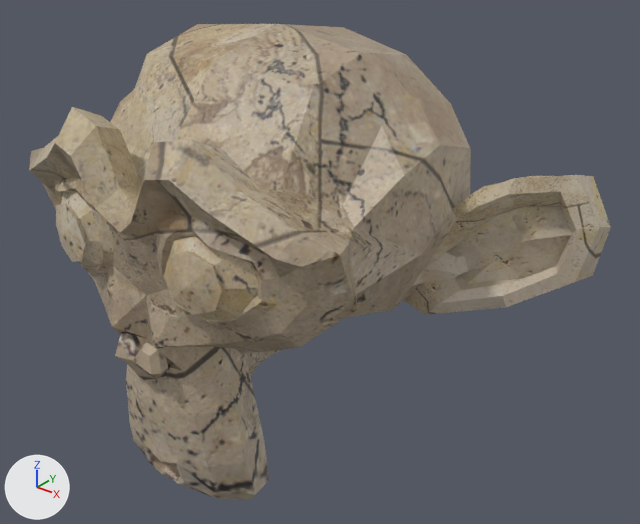
A saved change to the glTF model assets/scenes/monkey.gltf.
Both versions are drawn from a 50 mm camera at (2.48, -2.72, 1.7) aimed at (0.2, 0.12, -0.06). The axes (+X, +Y, +Z) are drawn at lower left. The lights are the same throughout.

The first picture shows 'Suzanne'.
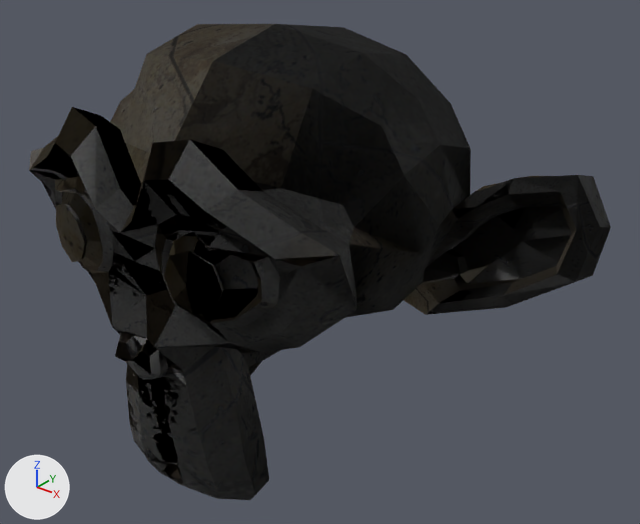
The change, as JSON lines over the scene's bpy script:
```json
{"op": "add", "block": "img_13824894030729245199_jpg", "code": ["img_13824894030729245199_jpg = load_image('13824894030729245199.jpg', '13824894030729245199.jpg', 1024, 1024, 'Non-Color')"]}
{"op": "add", "block": "mat_material_001", "code": "n3 = _N.new('ShaderNodeNormalMap'); n3.name = 'Normal Map'"}
{"op": "add", "block": "mat_material_001", "code": "n3.uv_map = 'UVMap'"}
{"op": "add", "block": "mat_material_001", "code": "n4 = _N.new('ShaderNodeTexImage'); n4.name = 'Image Texture.001'"}
{"op": "add", "block": "mat_material_001", "code": "n4.image = img_13824894030729245199_jpg"}
{"block": "mat_material_001", "where": "n0 = _N.new('ShaderNodeBsdfPrincipled'); n0.name = 'Principled BSDF'"}
{"op": "add", "block": "mat_material_001", "code": "_L.new(n3.outputs[0], n0.inputs[5])  # 'Normal' to 'Normal'"}
{"op": "add", "block": "mat_material_001", "code": "_L.new(n4.outputs[0], n3.inputs[1])  # 'Color' to 'Color'"}
```

Location of each change, (x1, y1, x2, y2) in pixels of the pictures (640 x 524 px):
```json
{"object": "Suzanne", "change": "surface changed", "before": [29, 24, 611, 500], "after": [29, 24, 611, 500], "on screen": "brown to black"}
```
